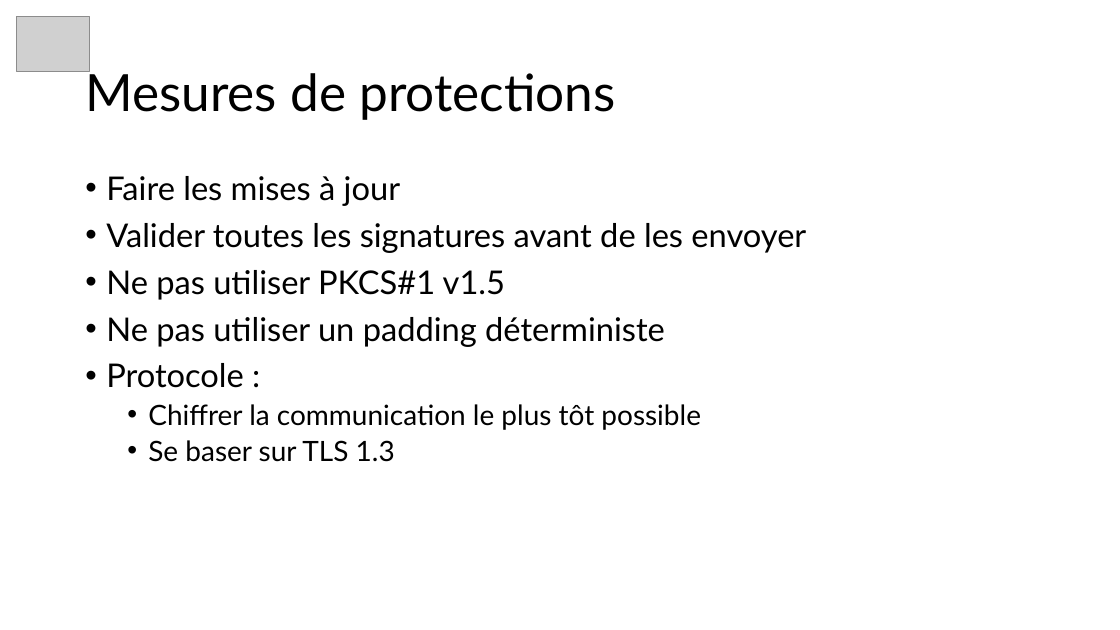
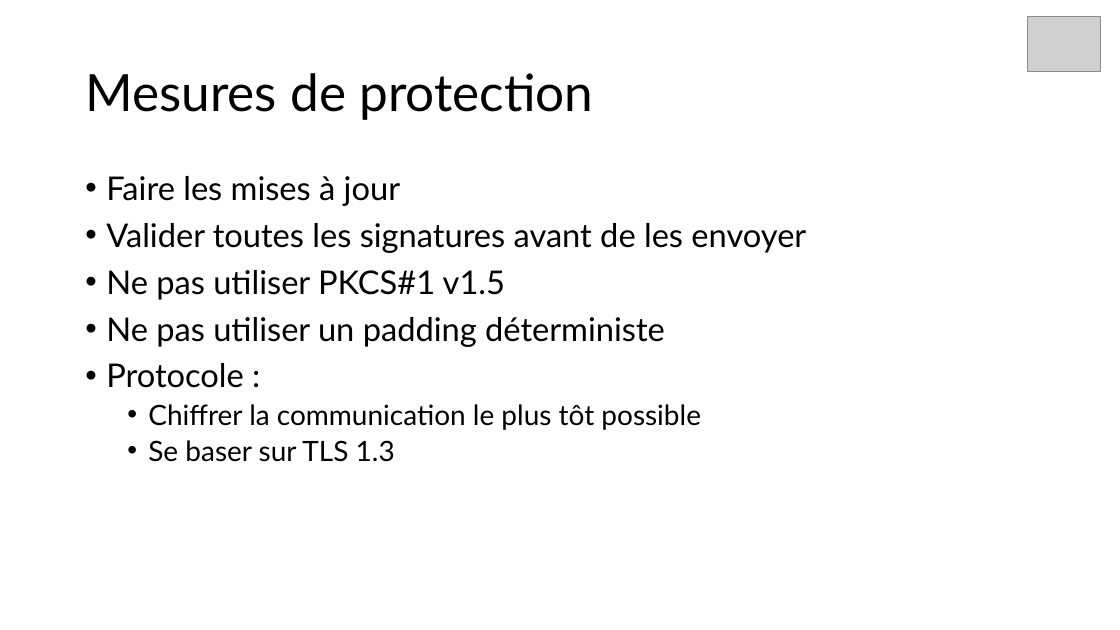
Before and after one commit to JustinFerrara14/SSE, a slide deck: slide 37 of SSE25-Semaine7-FerraraJustin-slides.pptx. Drawn at 1120x630 pixels with LibreOffice and Linux fonts; fonts in the diff are those of the drawing; grey boxes stand for pictures. Boxes give left, top, right and bottom in pixels: in the first picture for what was removed or moved away, otherwise in the second. Text is boxed around its words. In the diff, an @@ line names an element or a change of style, - is before the commit and + after.

```diff
--- a/SSE25-Semaine7-FerraraJustin-slides.pptx
+++ b/SSE25-Semaine7-FerraraJustin-slides.pptx
@@ picture: place and size @@
-picture at [17,17,90,71]
+picture at [1028,17,1101,71]
@@ title at [85,73,593,120]: text changed @@
-Mesures de protections
+Mesures de protection
```
Also in this commit, not shown: 39 other slides changed, 2 other files.
